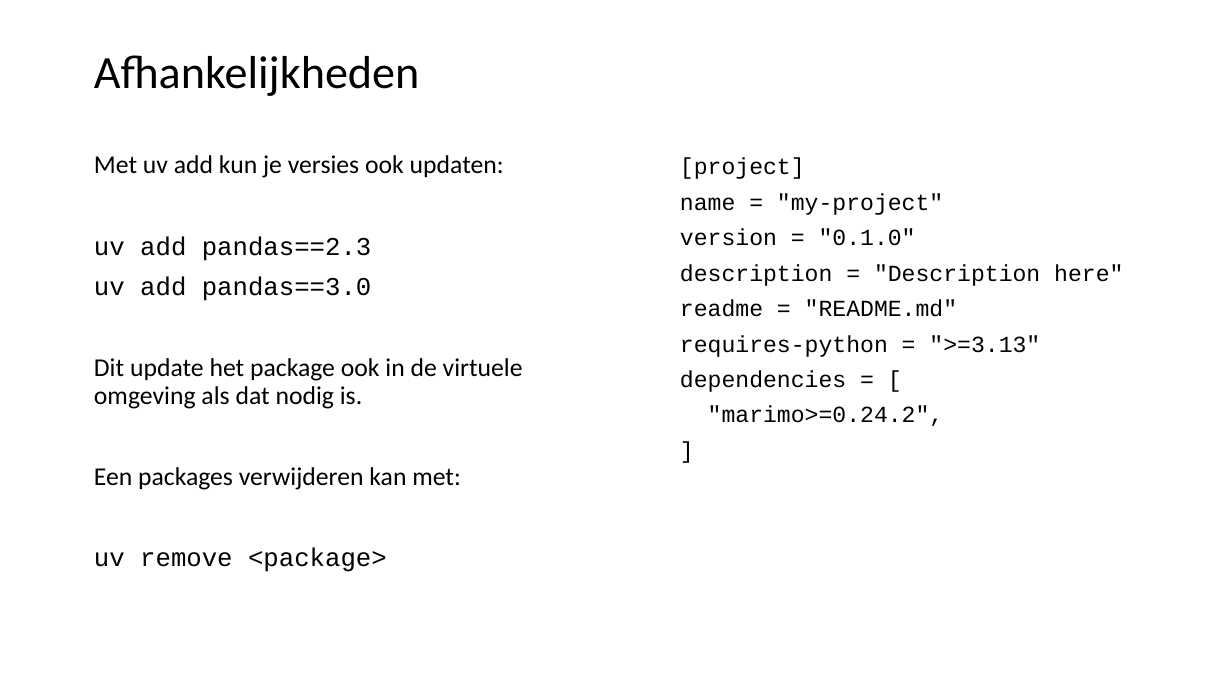
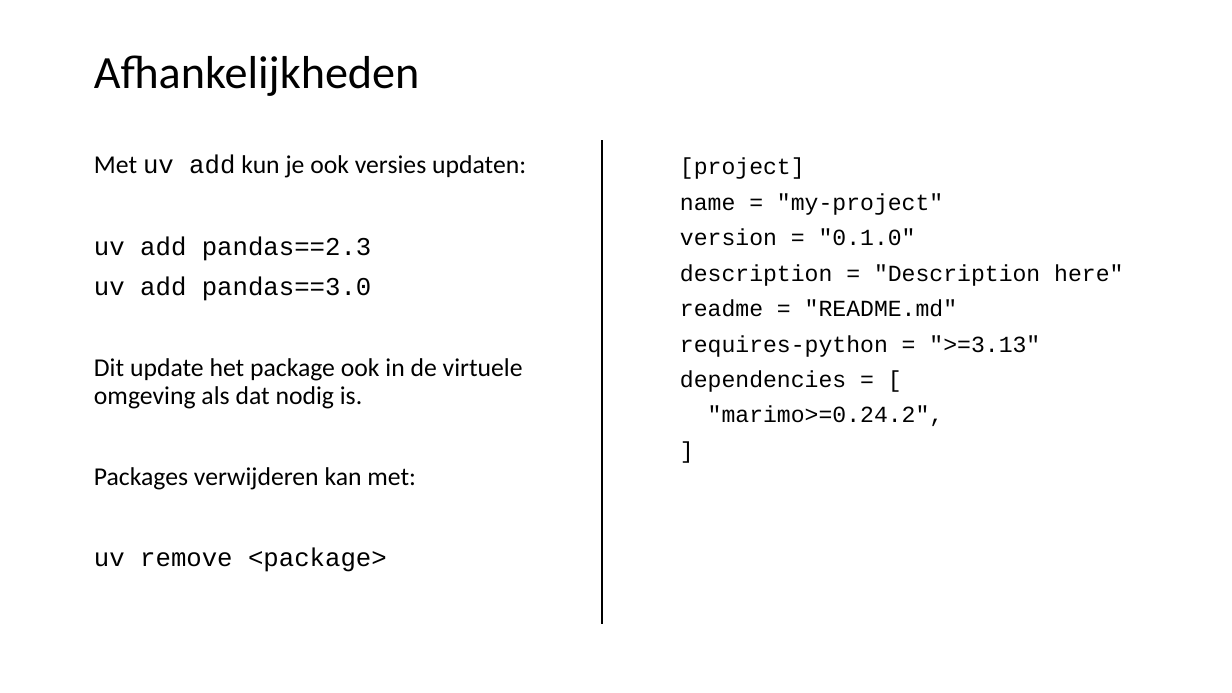
Before and after one commit to LFKoning/knowledge-sharing, a slide deck: slide 24 of python_course_4p/1_venv_package/1_venv_package.pptx. Drawn at 1232x693 pixels with LibreOffice and Linux fonts; fonts in the diff are those of the drawing. Boxes give left, top, right and bottom in pixels: in the first picture for what was removed or moved away, otherwise in the second. Text is boxed around its words. In the diff, an @@ line names an element or a change of style, - is before the commit and + after.

```diff
--- a/python_course_4p/1_venv_package/1_venv_package.pptx
+++ b/python_course_4p/1_venv_package/1_venv_package.pptx
@@ line added from (603, 140) to (603, 625), #000000 1.5 pt @@
@@ text at bbox=[94, 155, 526, 178]: text changed @@
-Met uv add kun je versies ook updaten:
+Met uv add kun je ook versies updaten:
@@ text at bbox=[94, 467, 416, 490]: text changed @@
-Een packages verwijderen kan met:
+Packages verwijderen kan met:
```
Also in this commit, not shown: 25 other slides changed, 1 slide added, 6 other files.
